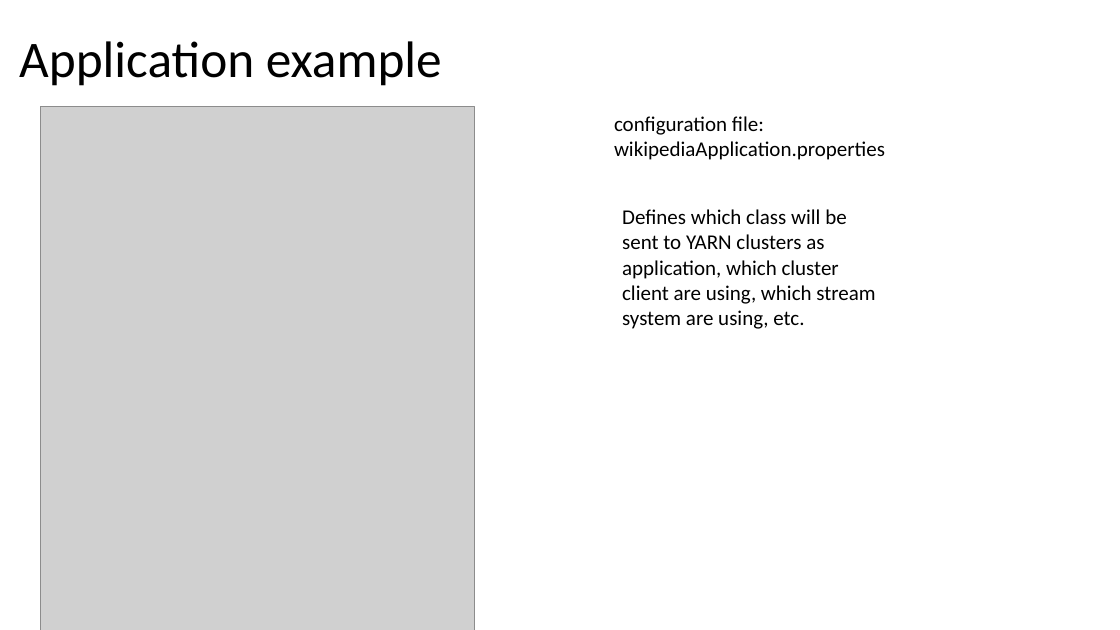
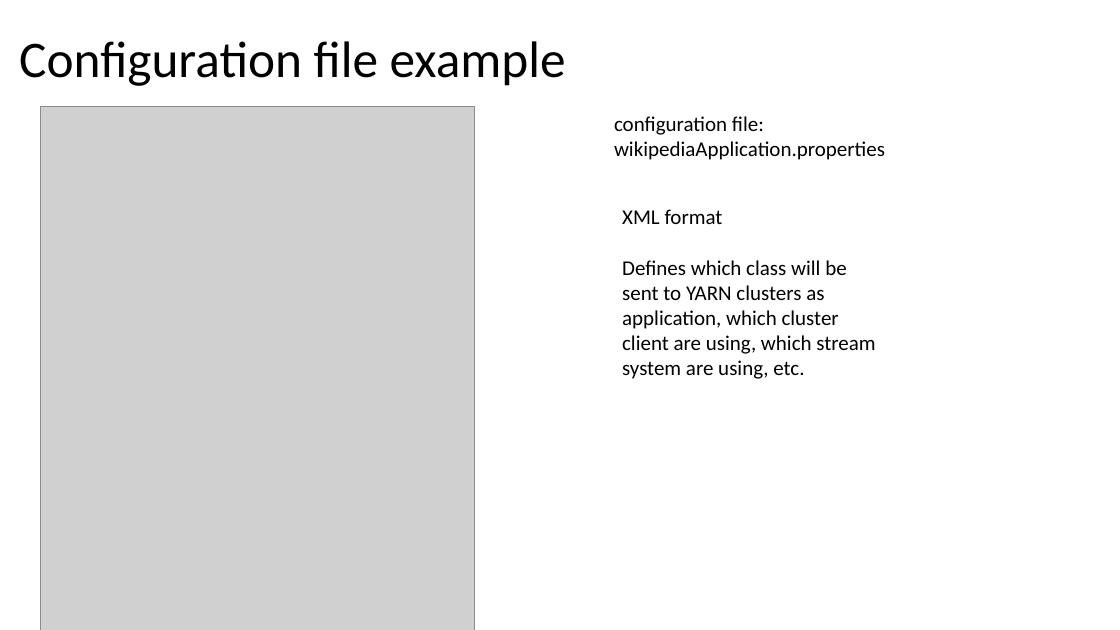
Before and after one commit to Swrrt/Samza-Documents, a slide deck: slide 14 of Documentation/SamzaStructure.pptx (slide 17 before the commit). Drawn at 1120x630 pixels with LibreOffice and Linux fonts; fonts in the diff are those of the drawing; grey boxes stand for pictures. Boxes give left, top, right and bottom in pixels: in the first picture for what was removed or moved away, otherwise in the second. Text is boxed around its words. In the diff, an @@ line names an element or a change of style, - is before the commit and + after.

```diff
--- a/Documentation/SamzaStructure.pptx
+++ b/Documentation/SamzaStructure.pptx
@@ title at bbox=[19, 41, 566, 86]: text changed @@
-Application example
+Configuration file example
@@ text at bbox=[622, 209, 723, 224]: paragraph added @@
+XML format
```
Also in this commit, not shown: 3 other slides changed, 9 slides added.
